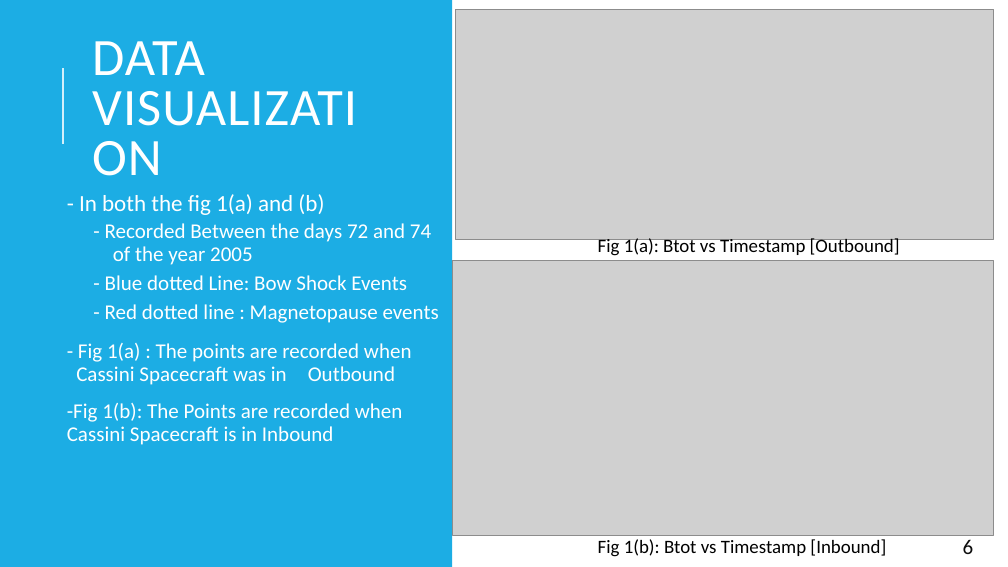
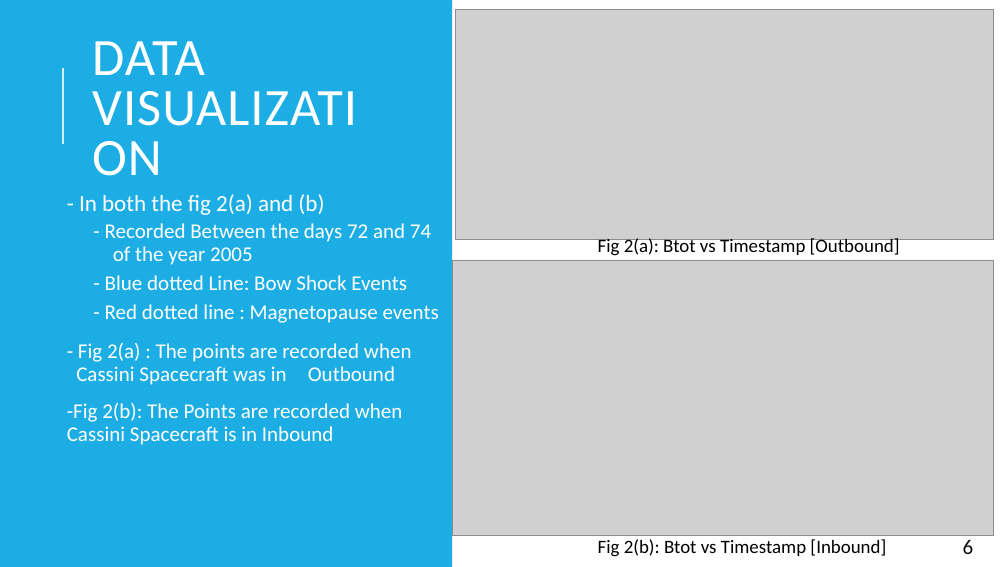
Before and after one commit to matty1203/r_cubicplot, a slide deck: slide 6 of Classification of bow shock event positions from Magnetic.pptx. Drawn at 1008x567 pixels with LibreOffice and Linux fonts; fonts in the diff are those of the drawing; grey boxes stand for pictures. Boxes give left, top, right and bottom in pixels: in the first picture for what was removed or moved away, otherwise in the second. Text is boxed around its words. In the diff, an @@ line names an element or a change of style, - is before the commit and + after.

Commit message:
ppt

```diff
--- a/Classification of bow shock event positions from Magnetic.pptx
+++ b/Classification of bow shock event positions from Magnetic.pptx
@@ text at (x1=79, y1=194, x2=324, y2=215): text changed @@
-- In both the fig 1(a) and (b)
+- In both the fig 2(a) and (b)
@@ text at (x1=598, y1=237, x2=900, y2=256): text changed @@
-Fig 1(a): Btot vs Timestamp [Outbound]
+Fig 2(a): Btot vs Timestamp [Outbound]
@@ text at (x1=67, y1=343, x2=412, y2=445): text changed @@
-- Fig 1(a) : The points are recorded when Cassini Spacecraft was in Outbound
--Fig 1(b): The Points are recorded when Cassini Spacecraft is in Inbound
+- Fig 2(a) : The points are recorded when Cassini Spacecraft was in Outbound
+-Fig 2(b): The Points are recorded when Cassini Spacecraft is in Inbound
@@ text at (x1=598, y1=539, x2=886, y2=557): text changed @@
-Fig 1(b): Btot vs Timestamp [Inbound]
+Fig 2(b): Btot vs Timestamp [Inbound]
```
Also in this commit, not shown: 11 other slides changed, 1 slide added, 1 slide removed, 2 other files.
